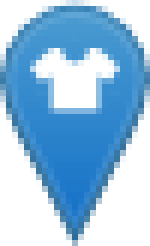
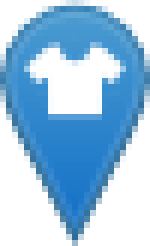
Two versions of the same layered image (150 × 246). Layer-by-layer changes:
painted on "t-shirt.png" over [24, 42, 126, 120]
